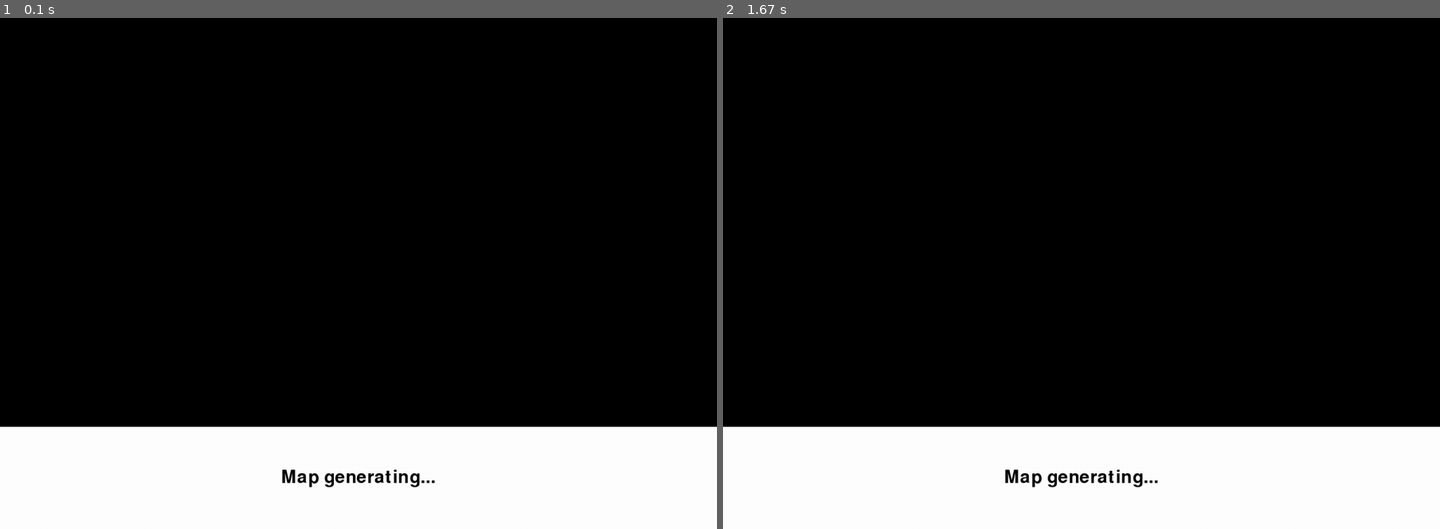
Above: before the commit, frames 1-2 (left to right).
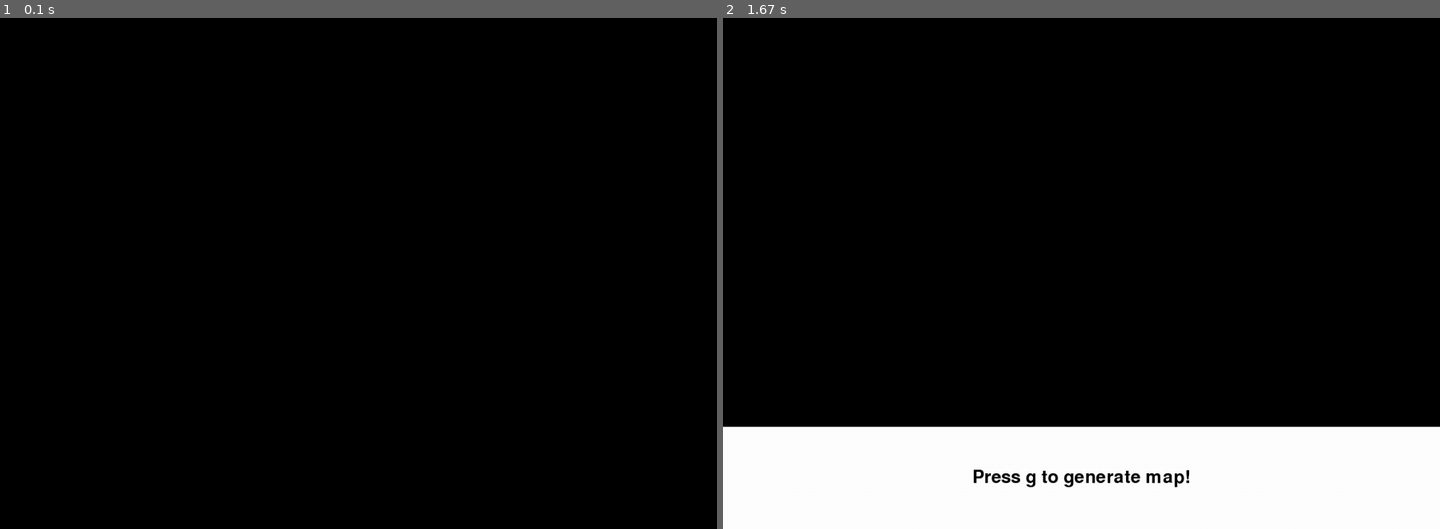
Above: after the commit, the same moments.

Repository: lobotrock/PyGameFun
Game: pygame game, started from client/client_main.py
Same seed, same stepped clock (60 frames per second), same inputs: the game is played once before the commit and once after it.
Inputs:
- Up to frame 1 (0.1 s): no input
- Up to frame 2 (1.67 s): no input

The runs differ from the first frame. In frame 1, 20% of the frame differs, in the area x 0-100%, y 79-100%; in frame 2, 0.5%.

Commit message:
Early WIP, still very slow and also some hard coded things I'd like to fix

Diff:
--- a/main.py
+++ b/client/client_main.py
@@ -1,12 +1,9 @@
 import asyncio
-
 import pygame
-
-from map_generator import generate_map
-from screens.map_screen import MapScreen
-from state import State
-from renderer import render
+from client.state import State
+from client.renderer import render
 import time
+import pickle
 
 FPS = 100
 
@@ -23,7 +20,9 @@
         grid_size=20,
         display_height=1000,
         display_width=1400,
-        py_game=pygame)
+        valid_inputs={'g': 'generate_map'},
+        py_game=pygame
+    )
 
     pygame_task = loop.run_in_executor(None, pygame_event_loop, loop, event_queue, state)
     animation_task = asyncio.ensure_future(render_state(state))
@@ -43,9 +42,6 @@
 
 def pygame_event_loop(loop, event_queue, state):
     while True:
-        if state.world_map is None:
-            print("generating map ...")
-            state.world_map = generate_map(1000, 1000)
         event = pygame.event.wait()
         asyncio.run_coroutine_threadsafe(event_queue.put(event), loop=loop)
 
@@ -64,12 +60,38 @@
         if event.type == pygame.QUIT:
             break
         elif event.type == pygame.KEYDOWN:
+            if event.unicode in state.valid_inputs:
+                message = {'action': state.valid_inputs[event.unicode]}
+                new_state = await ping_host(message)
+                print(new_state)
+                state.world_map = new_state.world_map
+                state.player_location = new_state.player_location
+                state.valid_inputs = new_state.valid_inputs
+
             # TODO: Better way of handling input depending on screen in view
-            state = MapScreen.process_input(event, state)
+            # state = MapScreen.process_input(event, state)
         else:
             print("event", event)
     asyncio.get_event_loop().stop()
 
 
+async def ping_host(message):
+    payload = bytes(pickle.dumps(message))
+    reader, writer = await asyncio.open_connection('127.0.0.1', 8888)
+
+    print(f'Send: {message!r}')
+    writer.write(payload)
+
+    data = await reader.read()
+    print("has read data back...")
+    payload = pickle.loads(data)
+    print(f'Received: {payload!r}')
+
+    print('Close the connection')
+    await asyncio.sleep(1)
+    writer.close()
+
+    return payload
+
 if __name__ == '__main__':
     main()
--- a/renderer.py
+++ b/client/renderer.py
@@ -1,5 +1,5 @@
-from state import State
-from tiles import empty
+from client.state import State
+from client.tiles import empty
 
 
 def draw_grid(state: State):
@@ -56,7 +56,7 @@
 def render(state: State):
     # Startup screen
     if state.world_map is None:
-        draw_hud(state, "Map generating...")
+        draw_hud(state, "Press g to generate map!")
 
     # draw map
     else:
--- a/state.py
+++ b/client/state.py
@@ -1,6 +1,6 @@
 import pygame
 
-from tiles import Tile
+from client.tiles import Tile
 
 
 class State:
@@ -11,6 +11,7 @@
                  grid_size: int,
                  display_width: int,
                  display_height: int,
+                 valid_inputs: dict,
                  py_game: pygame):
         self.world_map: list = world_map
         self.view: list = world_map
@@ -19,6 +20,7 @@
         self.display_width = display_width
         self.display_height = display_height
         self.py_game = py_game
+        self.valid_inputs = valid_inputs
         self.screen = self.py_game.display.set_mode((display_width, display_height))
 
     def get_tile(self, x: int, y: int) -> Tile:
--- /dev/null
+++ b/host/host_state.py
@@ -0,0 +1,16 @@
+from client.tiles import Tile
+
+
+class State:
+
+    def __init__(self,
+                 world_map,
+                 player_location: tuple,
+                 valid_inputs: dict):
+        self.world_map: list = world_map
+        self.view: list = world_map
+        self.player_location: tuple = player_location
+        self.valid_inputs = valid_inputs
+
+    def get_tile(self, x: int, y: int) -> Tile:
+        return self.world_map[x][y]
--- /dev/null
+++ b/host/main.py
@@ -0,0 +1,72 @@
+import asyncio
+import pickle
+from pickle import UnpicklingError
+
+from host.host_state import State
+from host.map_generator import generate_map
+
+
+class GameHost:
+
+    def __init__(self):
+        self.game_state = State(world_map=None,
+                                player_location=(2, 2),
+                                valid_inputs={'g': 'generate_map'})
+        asyncio.run(self.main())
+
+    async def handle_request(self, reader, writer):
+        data = await reader.read(1024)
+
+        try:
+            message = pickle.loads(data)
+
+            addr = writer.get_extra_info('peername')
+            print(f"Received {message!r} from {addr!r}")
+
+            if 'action' in message:
+                action = message['action']
+
+                if action == 'generate_map':
+                    self.game_state = State(world_map=await generate_map(20, 20),
+                                            player_location=(10, 10),
+                                            valid_inputs={'a': 'a', 'w': 'w', 'd': 'd', 's': 's'})
+                else:
+                    self.game_state = self.process_input(action)
+
+                print(f"Writing {self.game_state}")
+                writer.write(pickle.dumps(self.game_state))
+
+                await writer.drain()
+
+        except UnpicklingError:
+            print("Invalid message format!")
+            writer.write(pickle.dumps('Invalid message format!'))
+        finally:
+            print("Close the connection")
+            writer.close()
+
+    async def main(self):
+        server = await asyncio.start_server(self.handle_request, '127.0.0.1', 8888)
+
+        addr = server.sockets[0].getsockname()
+        print(f'Serving on {addr}')
+
+        async with server:
+            await server.serve_forever()
+
+    def process_input(self, key: str) -> State:
+        movements = {'a': (-1, 0), 'd': (1, 0), 'w': (0, -1), 's': (0, 1)}
+
+        if key in movements:
+            # Get the tile that is attempted to be walked on
+            potential_pos = tuple(sum(x) for x in zip(self.game_state.player_location, movements[key]))
+            potential_tile = self.game_state.get_tile(*potential_pos)
+            # Check to see if the move is valid
+            if potential_tile.can_travel:
+                self.game_state.player_location = potential_pos
+                print(self.game_state.player_location)
+        return self.game_state
+
+
+
+GameHost()
--- a/map_generator.py
+++ b/host/map_generator.py
@@ -1,10 +1,10 @@
 import random
 
-from tiles import grass, water, sand, empty
+from client.tiles import grass, water, sand, empty
 
 
 # TODO: make this more interesting and faster
-def generate_map(width: int, height: int):
+async def generate_map(width: int, height: int):
     return [[rand_tile(x_, y_, width, height) for y_ in range(0, height)] for x_ in range(0, width)]
 
 
--- a/screens/map_screen.py
+++ /dev/null
@@ -1,19 +0,0 @@
-import pygame
-from state import State
-
-
-class MapScreen:
-
-    @staticmethod
-    def process_input(current_event: pygame.event, current_state: State) -> State:
-        movements = {pygame.K_LEFT: (-1, 0), pygame.K_RIGHT: (1, 0), pygame.K_UP: (0, -1), pygame.K_DOWN: (0, 1)}
-
-        if current_event.key in movements:
-            # Get the tile that is attempted to be walked on
-            potential_pos = tuple(sum(x) for x in zip(current_state.player_location, movements[current_event.key]))
-            potential_tile = current_state.get_tile(*potential_pos)
-            # Check to see if the move is valid
-            if potential_tile.can_travel:
-                current_state.player_location = potential_pos
-                print(current_state.player_location)
-        return current_state
Empty file added: client/__init__.py
Not shown, added: client/readme.md
Renamed: requirements.txt -> client/requirements.txt
Renamed: tiles.py -> client/tiles.py
Not shown, removed: readme.md
